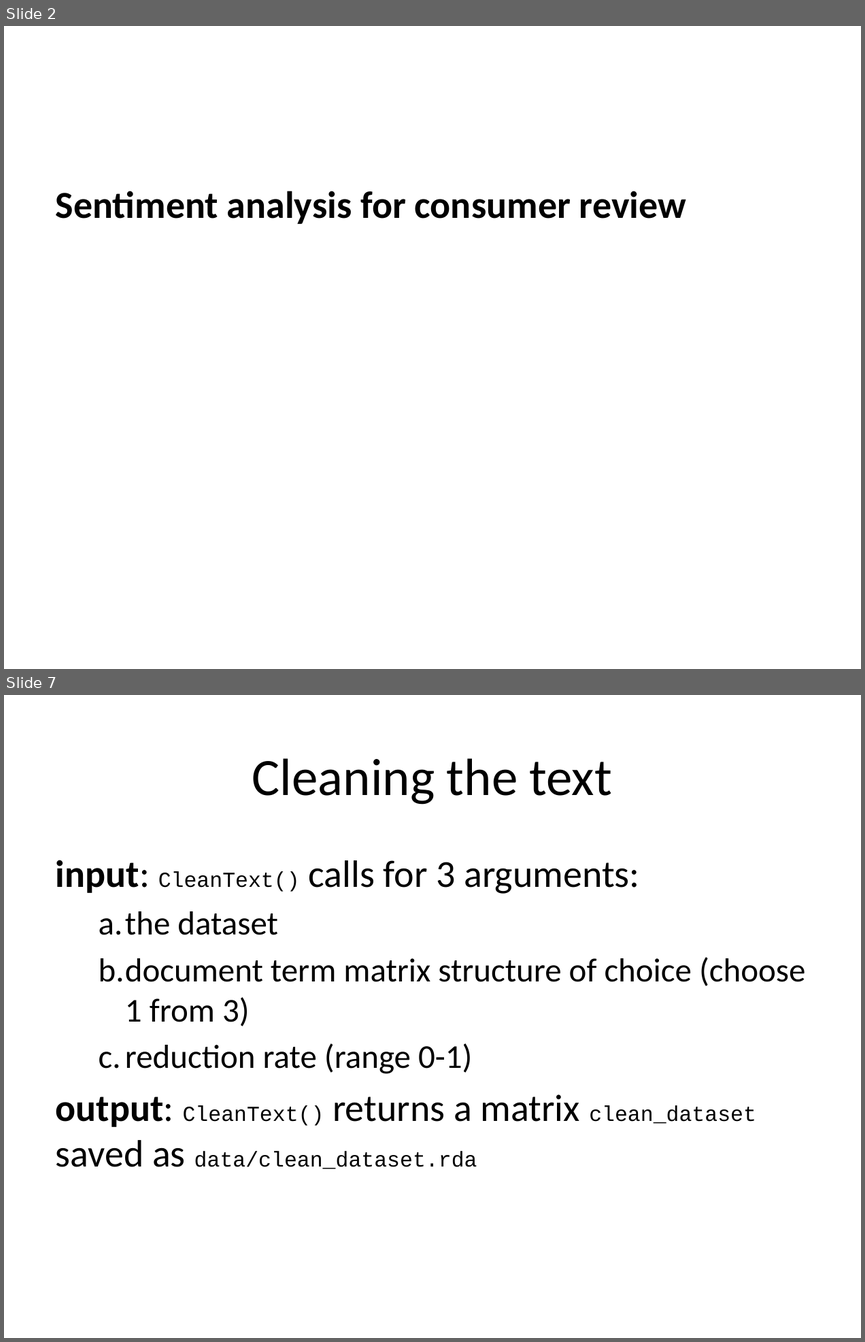
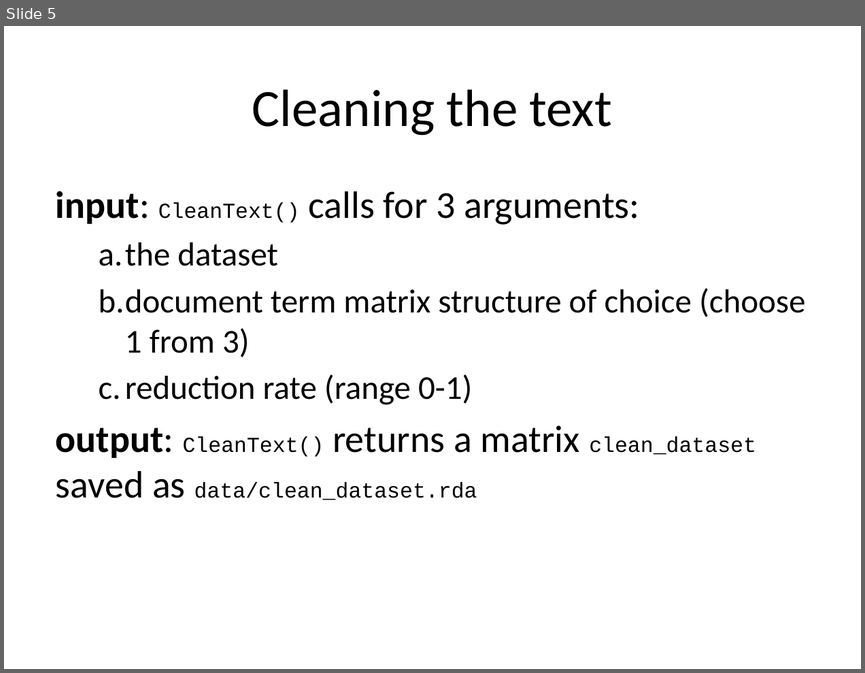
Before and after one commit to zahrakhoshmanesh/SentiAnalyzer, a slide deck: inst/extdata/presentation.pptx. Shown one above the other, each under a label of ours: slides 2 and 7 before the commit, slide 5 after it; the slides between them are not shown. The pictures are 865x1342 and 865x673 pixels, drawn with LibreOffice and Linux fonts; fonts in the diff are those of the drawing. Boxes give left, top, right and bottom in pixels: in the first picture for what was removed or moved away, otherwise in the second. Text is boxed around its words. In the diff, an @@ line names an element or a change of style, - is before the commit and + after.

```diff
--- a/inst/extdata/presentation.pptx
+++ b/inst/extdata/presentation.pptx
@@ slide 2 removed at [4, 26, 861, 669], background #FFFFFF @@
@@ text removed at [56, 191, 686, 224] @@
-Sentiment analysis for consumer review
@@ what was slide 7 is now slide 5 @@
```
Also in this commit, not shown: 6 slides changed, 2 slides added, 1 other slide removed, 1 other file.
